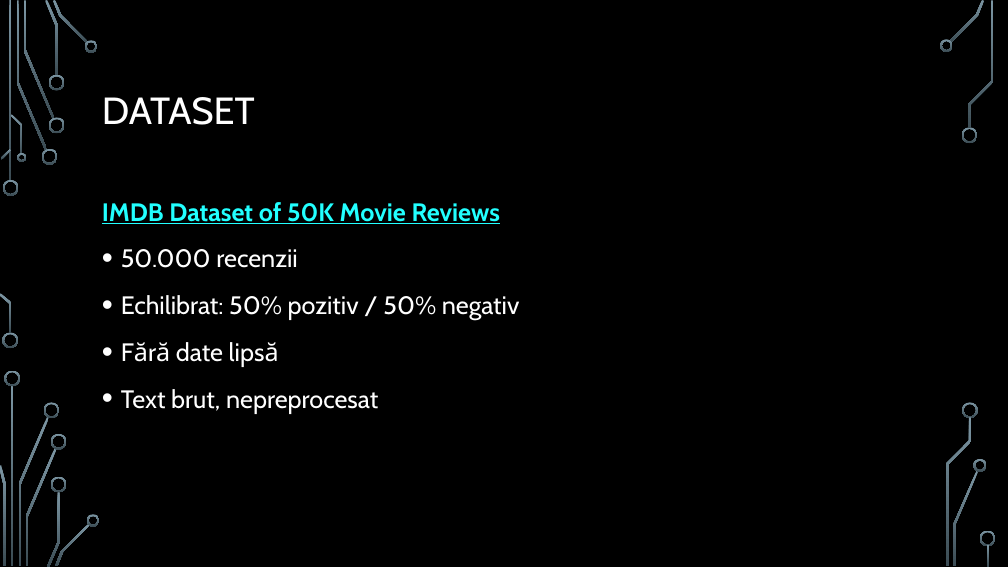
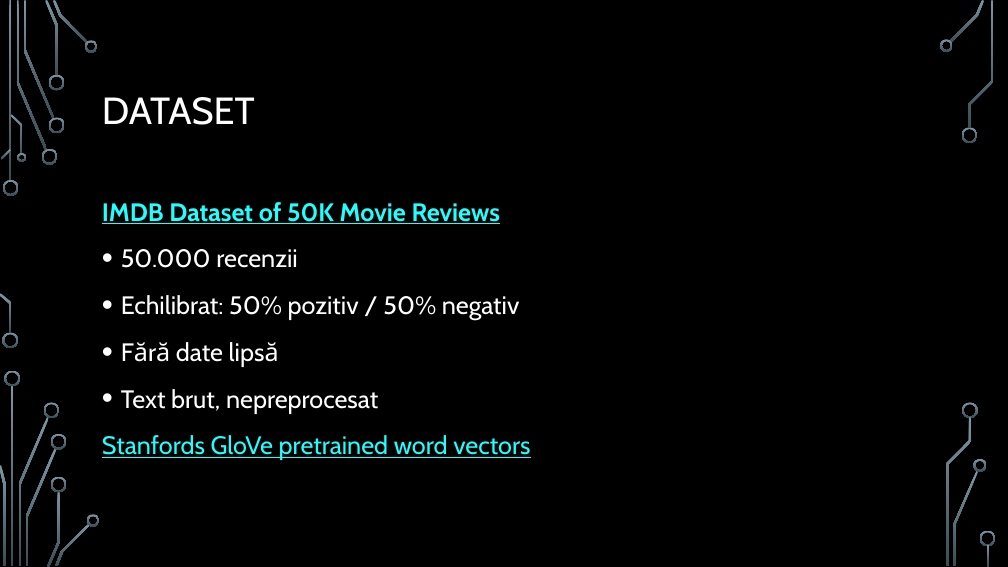
Before and after one commit to janina280/Sentiment-Analysis-of-Movie-Reviews, a slide deck: slide 4 of Sentiment Analysis of Movie Reviews.pptx. Drawn at 1008x567 pixels with LibreOffice and Linux fonts; fonts in the diff are those of the drawing; background and template pictures are left out. Boxes give left, top, right and bottom in pixels: in the first picture for what was removed or moved away, otherwise in the second. Text is boxed around its words. In the diff, an @@ line names an element or a change of style, - is before the commit and + after.

```diff
--- a/Sentiment Analysis of Movie Reviews.pptx
+++ b/Sentiment Analysis of Movie Reviews.pptx
@@ text at [102,435,530,460]: paragraph added @@
+Stanfords GloVe pretrained word vectors
```
Also in this commit, not shown: 5 other slides changed, 2 slides added, 2 slides removed, 1 other file.
